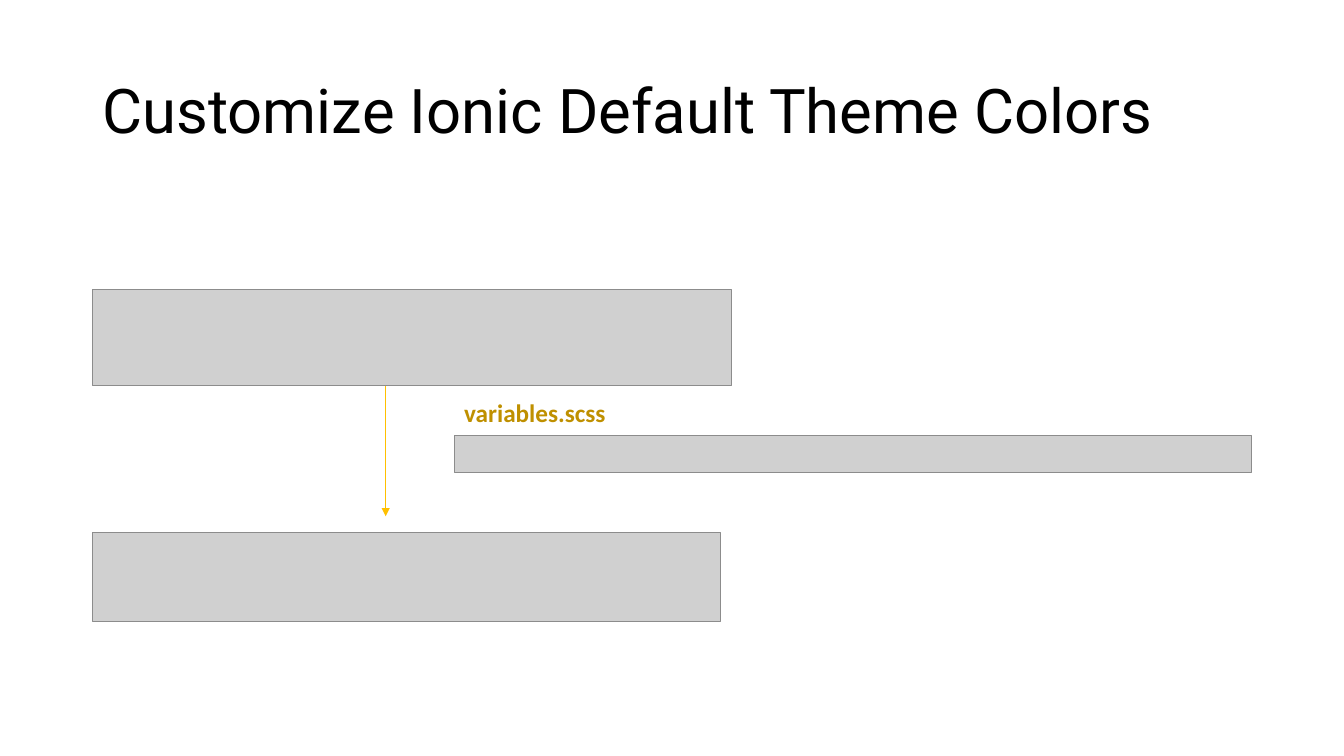
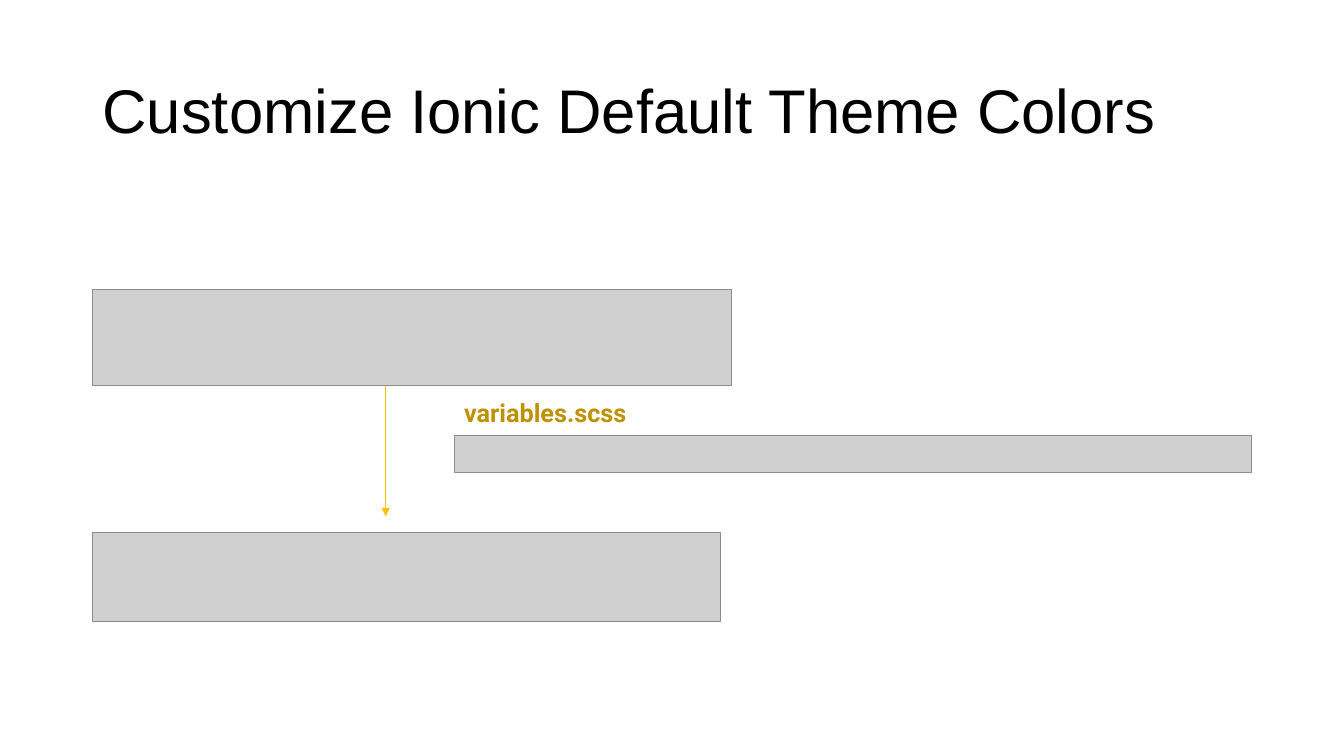
Before and after one commit to fauzisho/ionic-module-learning, a slide deck: slide 7 of 3. Design and Themes/Design and Theme.pptx. Drawn at 1344x756 pixels with LibreOffice and Linux fonts; fonts in the diff are those of the drawing; grey boxes stand for pictures. Boxes give left, top, right and bottom in pixels: in the first picture for what was removed or moved away, otherwise in the second. Text is boxed around its words. In the diff, an @@ line names an element or a change of style, - is before the commit and + after.

```diff
--- a/3. Design and Themes/Design and Theme.pptx
+++ b/3. Design and Themes/Design and Theme.pptx
@@ title "Customize Ionic Default Theme Colors" at (102, 88, 1155, 134): font Roboto to Arial @@
@@ text "variables.scss" at (464, 403, 626, 423): font Calibri to Roboto @@
```
Also in this commit, not shown: 10 other slides changed, 3 slides added, 2 other files.
